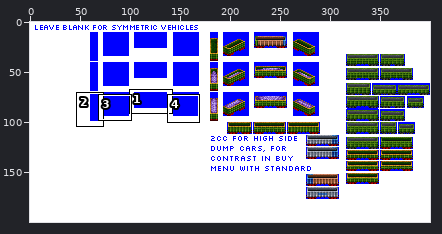
File history of a sprite sheet, src/graphics/pony/ore_dump_car_pony_gen_5C.png. The picture above shows the old version from afar; the outline marks the close-up.
Close-up. Before the edit:
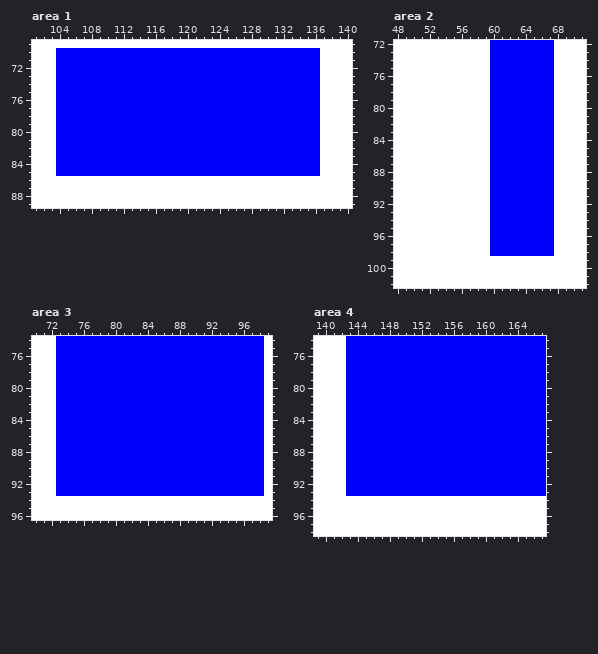
The file is 400x200 pixels. Shown: area 1: x 101..140, y 69..89; area 2: x 48..71, y 72..102; area 3: x 70..99, y 74..96; area 4: x 139..167, y 74..98. The commit also changed other parts of the picture, which this record leaves out.
After the commit:
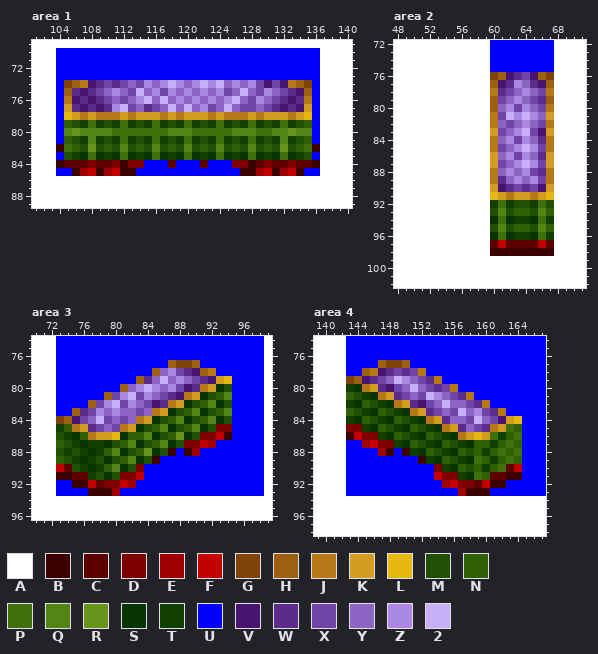
Palette (. is transparent): A #ffffff  B #3c0000  C #5c0000  D #800000  E #a00000  F #c40000  G #804408  H #9c6010  J #b87818  K #d49c20  L #e8b810  M #205004  N #306004  P #40700c  Q #548414  R #68941c  S #083400  T #104000  U #0000ff  V #481470  W #5c2c8c  X #7044a8  Y #8c64c4  Z #a888e0  2 #c8b0f8
Edits made:
Changed rows in their new state; - is an unchanged pixel.
Area 1:
first column x 104:
74 -GHJVWXWXYXZYZ2ZYZ2Z2YZYZXVXVJHG-
75 -HWVWXYZYX2YZXZYZYZYZXY2YXZYXWVH-
76 -JVWVWXYXYZ2Y2YZYZYZYZ2YXZYXWVWJ-
77 -KWVWVWZ2XYWXY2Y2YZXY2YXXYXWVWVK-
78 -LKJKJJJKJKKKJKJKKKJKJJJKJKKKJKL-
79 -NMTPTMTPTMTPTMTPTMTPTMTPTMTPTMN-
80 -QRQQQQPPPPPPPQQQPPPPPQQQPPQQRQQ-
81 -NMTQTMTPTMTPTMTPTMTPTMTPTMTQTMN-
82 BPNMRMNMQMNMQMNMQMNMQMNMQMNMRMNPB
83 -MTSPSTSPSTSPSTSPSTSPSTSPSTSPSTM-
84 BCCCDCCDBDD---C---C---DDBCDCCDCCB
85 --BEFBEFBB-------------BBEFBEFB--
Area 2:
first column x 60:
 76 GHVWXVHG
 77 HVWZYWVH
 78 JWXYZYXJ
 79 HXYZYXWH
 80 HYZXZYXJ
 81 JX2Z2ZYK
 82 JYXYZYXJ
 83 KXYZ2XVK
 84 JYZXZYWJ
 85 JXYZ2ZXJ
 86 KYZXZYWK
 87 KXYZ2ZXK
 88 JYZYZXWJ
 89 JWYZYZXJ
 90 KVWXWXVK
 91 LKJKKJKL
 92 TPTMMTPM
 93 MQMNNMQN
 94 SPSTTSPT
 95 MQMNNMQN
 96 SPSTTSPT
 97 CFCCCCFC
 98 BBBBBBBB
Area 3:
first column x 73:
77 --------------HGGH----
78 ------------HYZXWVHJ--
79 ----------HWY2YZYXWVKL
80 --------HYZ2ZYZXVWJKSM
81 ------HXZ2XZYXWVJKSMNQ
82 ----HXZ2XZYXVWJKSMNQSM
83 --HWXZYZYYXYJKSMNQSMNQ
84 GHVXY2XYXYJKSMNQSMNQSM
85 TNJKWXYXJKSMNQSMNQSMDD
86 MTSNJKKLSNNQSMNRSMDDFB
87 NMTSTTSMNQSMNQSMDDFE--
88 MTMTSTNQSMNRSMB-BE----
89 NMTSTMSMNQSMB---------
90 FCMTSTNQSMD-----------
91 BBCCTMSMDDF-----------
92 --BBFCDDFE------------
93 ----BBBE--------------
Area 4:
first column x 143:
77 ----HGGH--------------
78 --HJVWXWXJ------------
79 GHVWXY2ZYXWJ----------
80 TSJKWVXY2YXWXJ--------
81 NMTSJKWXYX2ZYXWJ------
82 TSNMTSJKWVXY2YYXWJ----
83 NMTSNMTSJKWXYX2YZXWJ--
84 TSNMTSNMTSJKWYYX2YXVKL
85 DDTSNMTSNMTSJKWYXWJKPN
86 BFDDTSNMTSNMTSJKLKPTNP
87 --EFDDTSNMTSNMTSNNTNPN
88 ----EB-BTSNMTSNMNTNPNP
89 ---------BTSNMTSPNTNPN
90 -----------DTSNMNTNPCF
91 -----------FDDTSPNCCBB
92 ------------EFDDCFBB--
93 --------------EBBB----
